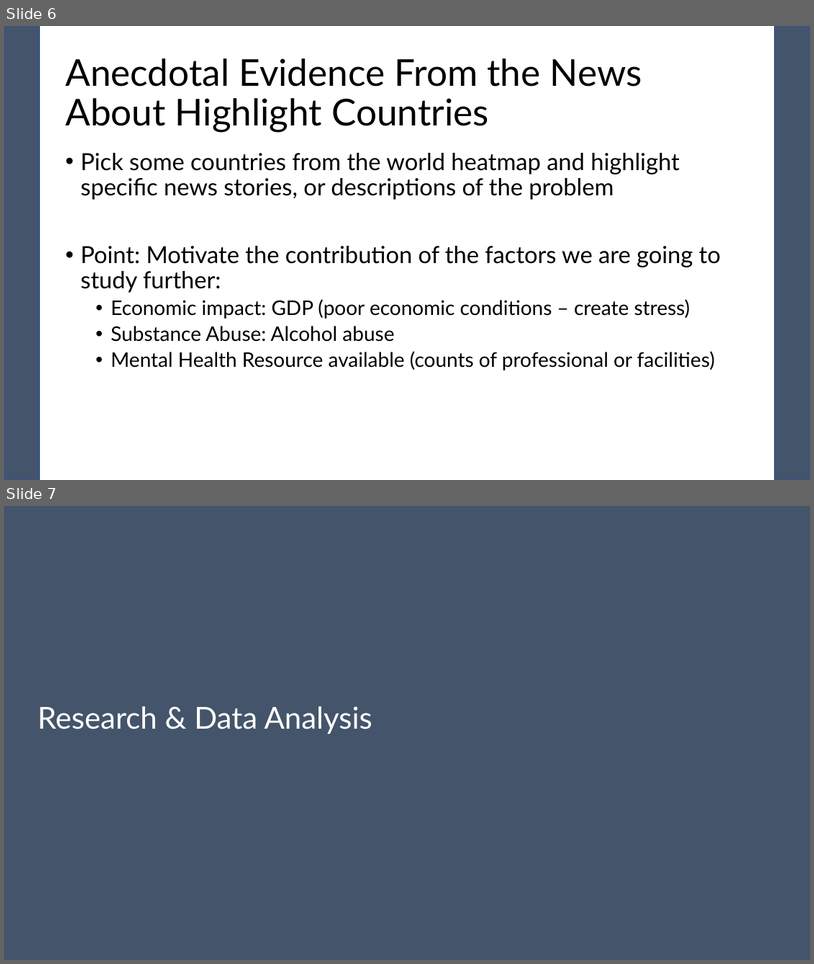
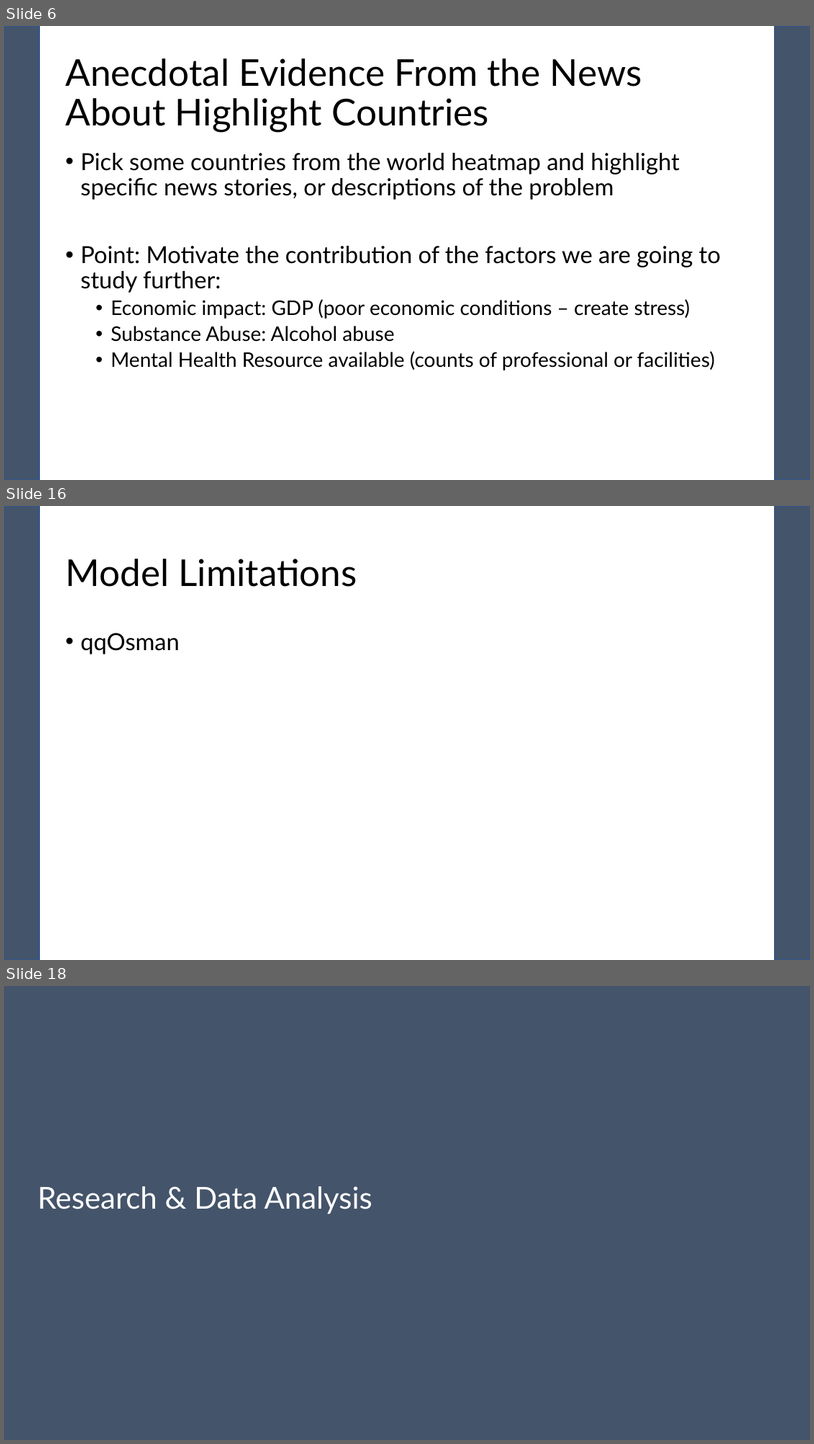
Before and after one commit to pewilliams/regression-mei-team-proj, a slide deck: presentation/Team-25.pptx. Shown one above the other, each under a label of ours: slides 6 and 7 before the commit, slides 6, 16 and 18 after it; the slides between them are not shown. The pictures are 814x964 and 814x1444 pixels, drawn with LibreOffice and Linux fonts; fonts in the diff are those of the drawing. Boxes give left, top, right and bottom in pixels: in the first picture for what was removed or moved away, otherwise in the second. Text is boxed around its words. In the diff, an @@ line names an element or a change of style, - is before the commit and + after.

```diff
--- a/presentation/Team-25.pptx
+++ b/presentation/Team-25.pptx
@@ slide 16 added at bbox=[4, 506, 810, 960], background #FFFFFF; not listed: 2 template elements that a slide beside it also shows @@
@@ title added at bbox=[65, 559, 357, 587], 44 pt, text #000000 @@
+Model Limitations
@@ text added at bbox=[80, 633, 179, 654], 28 pt, text #000000 @@
+• qqOsman
@@ what was slide 7 is now slide 18 @@
```
Also in this commit, not shown: 2 slides changed, 11 other slides added, 1 other file.
